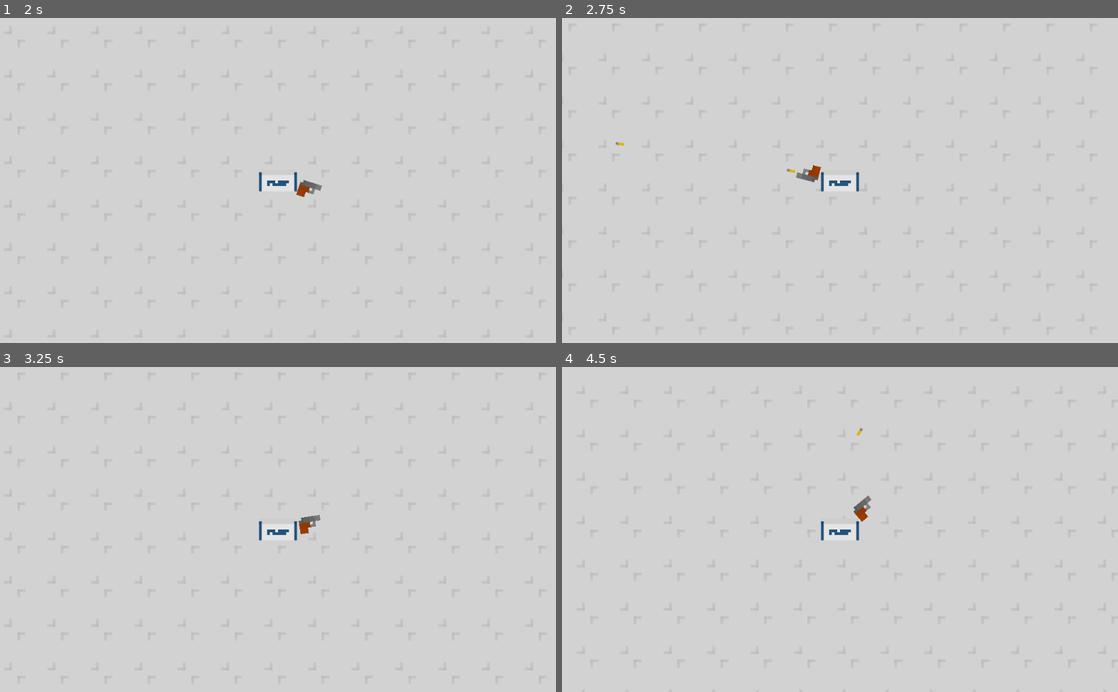
Above: before the commit, frames 1-4 (two rows, left to right).
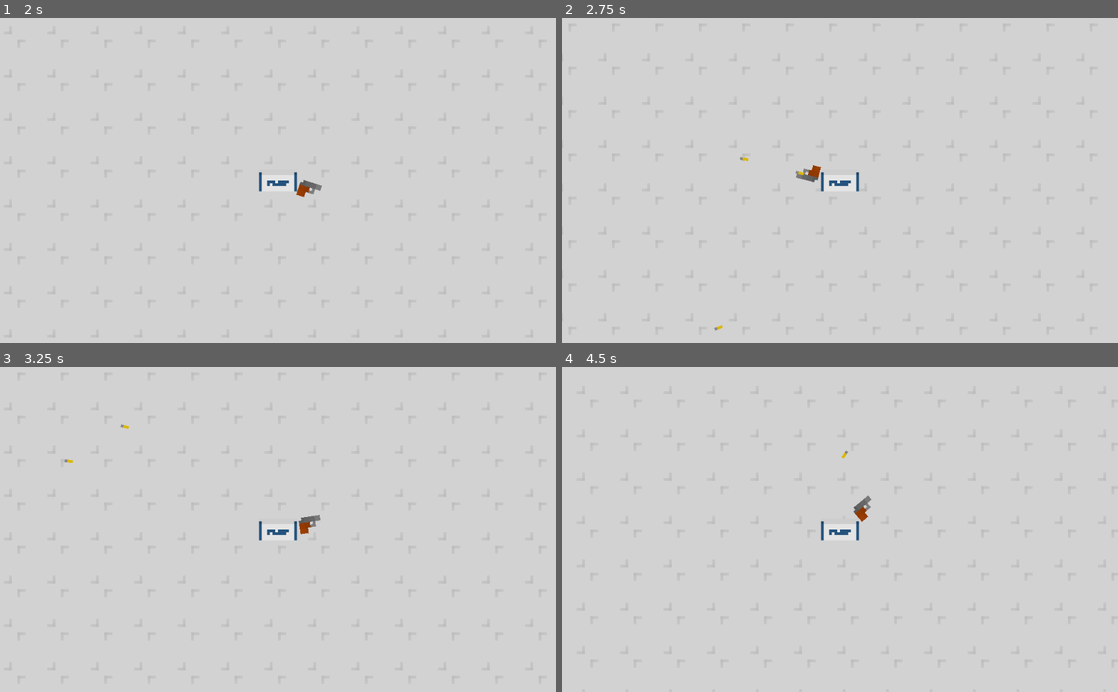
Above: after the commit, the same moments.

Repository: CUBE-The-Final-Shape/Destroying-Horrible
Game: Godot game, scene res://Scenes/Main.tscn
Same seed, same stepped clock (60 frames per second), same inputs: the game is played once before the commit and once after it.
Inputs (mouse positions are in pixels of both pictures, inside the frame that each line leads up to):
- Up to frame 1 (2 s): move the mouse to (250, 245) at 0.52 s; press the mouse at (250, 245) at 0.53 s; hold W (up) from 0.53 s (still down); move the mouse to (444, 229) at 1.27 s; release the mouse at (444, 229) at 1.28 s; click (444, 229) at 1.35 s
- Up to frame 2 (2.75 s): move the mouse to (673, 131) at 2.02 s; release W (up) at 2.03 s; press the mouse at (673, 131) at 2.03 s; hold A (left) from 2.03 s (still down)
- Up to frame 3 (3.25 s): keep holding A (left); move the mouse to (305, 529) at 2.77 s; release the mouse at (305, 529) at 2.78 s; click (305, 529) at 2.85 s
- Up to frame 4 (4.5 s): move the mouse to (756, 448) at 3.52 s; release A (left) at 3.53 s; press the mouse at (756, 448) at 3.53 s; hold S (down) 3.53-4.28 s; move the mouse to (962, 513) at 4.27 s; release the mouse at (962, 513) at 4.28 s; hold D (right) from 4.28 s (still down); click (962, 513) at 4.35 s

Frame 1 is identical in both runs. In frame 2, less than 0.1% of the frame differs, in the area x 9-44%, y 38-97%; in frame 3, less than 0.1%; in frame 4, less than 0.1%.

Commit message:
Update gun_script.gd

Diff:
--- a/Scenes/gun_script.gd
+++ b/Scenes/gun_script.gd
@@ -21,7 +21,7 @@
 		var bullet_instance = bullet.instance()
 		bullet_instance.position = $BulletPoint.get_global_position()
 		bullet_instance.rotation_degrees = rotation_degrees
-		bullet_instance.apply_impulse(Vector2(), Vector2(bullet_speed + player_speed, 0).rotated(rotation))
+		bullet_instance.apply_impulse(Vector2(), Vector2(bullet_speed, 0).rotated(rotation))
 		get_tree().get_root().add_child(bullet_instance)
 		can_fire = false
 		yield(get_tree().create_timer(fire_rate), "timeout")
